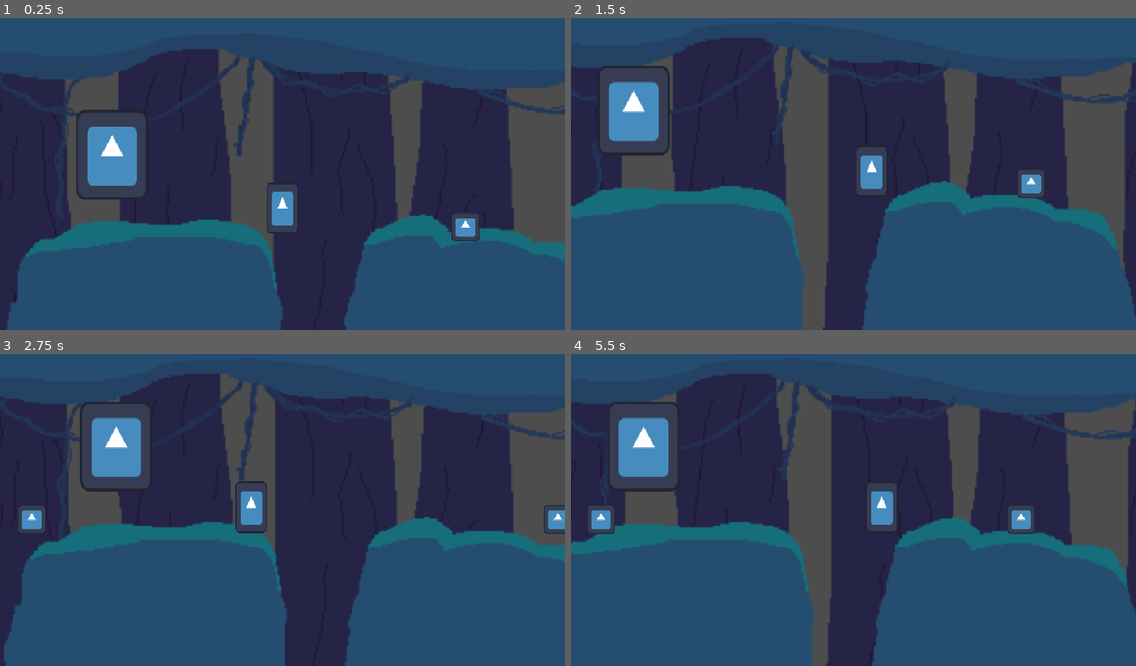
Above: before the commit, frames 1-4 (two rows, left to right).
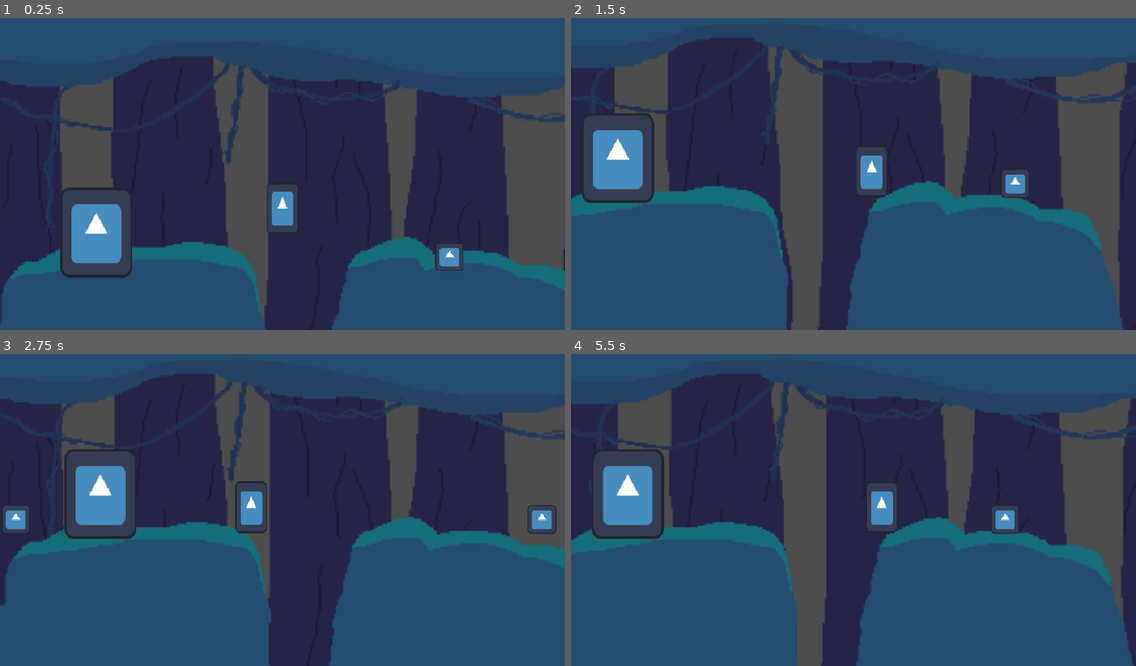
Above: after the commit, the same moments.

Repository: pdues/LD60
Game: Godot game, scene res://scene/game.tscn
The game is run twice, just before and just after one commit, with the same random seed, the same clock (stepped at 60 frames per second) and the same inputs. The engine's default icon, where the game draws it, is replaced by a stand-in: a white triangle on a blue panel in a dark square.
Inputs:
- Up to frame 1 (0.25 s): no input
- Up to frame 2 (1.5 s): hold E 0.53-1.28 s; hold Right (ui_right) from 0.53 s (still down); tap Space (ui_select) at 0.77 s; tap E at 1.35 s
- Up to frame 3 (2.75 s): tap Space (ui_select) at 1.52 s; release Right (ui_right) at 2.03 s; hold Left (ui_left) from 2.03 s (still down); hold E from 2.03 s (still down)
- Up to frame 4 (5.5 s): release Left (ui_left) at 2.78 s; release E at 2.78 s; hold Right (ui_right) 2.78-4.28 s; tap E at 2.85, 4.35 s; tap Space (ui_select) at 3.02, 3.77, 4.52 s; hold E 3.53-4.28 s; hold Left (ui_left) 4.28-5.03 s; hold Right (ui_right) from 5.03 s (still down); hold E from 5.03 s (still down)

The runs differ from the first frame. In frame 1, 21% of the frame differs, in the area x 0-100%, y 10-100%; in frame 2, 14%; in frame 3, 13%; in frame 4, 13%.

Commit message:
minor fixes

Diff:
--- a/ld-60-game/scene/game.tscn
+++ b/ld-60-game/scene/game.tscn
@@ -2,11 +2,10 @@
 
 [ext_resource type="PackedScene" uid="uid://k16wopb2mk8t" path="res://scene/player.tscn" id="1_5kiuu"]
 [ext_resource type="PackedScene" uid="uid://pm7emgr28huy" path="res://scene/StandardEnemy.tscn" id="2_dbls1"]
-[ext_resource type="Texture2D" uid="uid://c7uwfo76ng27j" path="res://assets/Paralaxe0.png" id="3_33cqm"]
+[ext_resource type="PackedScene" uid="uid://d2lx71xs500bv" path="res://scene/hindernis.tscn" id="3_33cqm"]
 [ext_resource type="Texture2D" uid="uid://c2th6vlqqc2ua" path="res://assets/Paralaxe1.png" id="4_xlg7c"]
 [ext_resource type="Texture2D" uid="uid://cou5g1u8e8bov" path="res://assets/Paralaxe2.png" id="5_qpk70"]
 [ext_resource type="Texture2D" uid="uid://h6ueeee7wsnp" path="res://assets/Paralaxe3.png" id="6_ll5lq"]
-[ext_resource type="PackedScene" uid="uid://d2lx71xs500bv" path="res://scene/hindernis.tscn" id="3_33cqm"]
 
 [sub_resource type="WorldBoundaryShape2D" id="WorldBoundaryShape2D_xrivr"]
 distance = -136.0
@@ -14,9 +13,8 @@
 [node name="Game" type="Node2D" unique_id=1573071005]
 
 [node name="player" parent="." unique_id=963260103 instance=ExtResource("1_5kiuu")]
-[node name="player" parent="." unique_id=963260103 instance=ExtResource("1_5kiuu")]
-z_index = 900
-position = Vector2(151, 107)
+z_index = 20
+position = Vector2(160, 90)
 
 [node name="Camera2D" type="Camera2D" parent="player" unique_id=1791443678]
 zoom = Vector2(3, 3)
@@ -31,44 +29,43 @@
 [node name="StandardEnemy" parent="." unique_id=1837803404 instance=ExtResource("2_dbls1")]
 position = Vector2(250, 89)
 
-[node name="paralaxe" type="Node2D" parent="." unique_id=1418363855]
+[node name="Hindernis" parent="." unique_id=405979128 instance=ExtResource("3_33cqm")]
+position = Vector2(53, 135)
 
-[node name="ParallaxBackground" type="ParallaxBackground" parent="paralaxe" unique_id=1988723728]
+[node name="StandardEnemy2" parent="." unique_id=345439060 instance=ExtResource("2_dbls1")]
+position = Vector2(-48, 109)
 
-[node name="ParallaxLayer" type="ParallaxLayer" parent="paralaxe/ParallaxBackground" unique_id=407959311]
+[node name="parallaxe" type="Node2D" parent="." unique_id=1418363855]
+
+[node name="ParallaxBackground" type="ParallaxBackground" parent="parallaxe" unique_id=1988723728]
+
+[node name="ParallaxLayer" type="ParallaxLayer" parent="parallaxe/ParallaxBackground" unique_id=407959311]
 position = Vector2(152, 107)
 motion_scale = Vector2(0, 0)
 motion_mirroring = Vector2(640, 0)
 
-[node name="Sprite2D" type="Sprite2D" parent="paralaxe/ParallaxBackground/ParallaxLayer" unique_id=197863360]
-texture = ExtResource("3_33cqm")
+[node name="Sprite2D" type="Sprite2D" parent="parallaxe/ParallaxBackground/ParallaxLayer" unique_id=197863360]
 
-[node name="ParallaxLayer2" type="ParallaxLayer" parent="paralaxe/ParallaxBackground" unique_id=533776008]
+[node name="ParallaxLayer2" type="ParallaxLayer" parent="parallaxe/ParallaxBackground" unique_id=533776008]
 position = Vector2(152, 107)
 motion_scale = Vector2(0.33, 0.25)
 motion_mirroring = Vector2(640, 0)
 
-[node name="Sprite2D" type="Sprite2D" parent="paralaxe/ParallaxBackground/ParallaxLayer2" unique_id=58019661]
+[node name="Sprite2D" type="Sprite2D" parent="parallaxe/ParallaxBackground/ParallaxLayer2" unique_id=58019661]
 texture = ExtResource("4_xlg7c")
 
-[node name="ParallaxLayer3" type="ParallaxLayer" parent="paralaxe/ParallaxBackground" unique_id=1958874127]
+[node name="ParallaxLayer3" type="ParallaxLayer" parent="parallaxe/ParallaxBackground" unique_id=1958874127]
 position = Vector2(151, 155)
 motion_scale = Vector2(0.66, 0.25)
 motion_mirroring = Vector2(640, 0)
 
-[node name="Sprite2D" type="Sprite2D" parent="paralaxe/ParallaxBackground/ParallaxLayer3" unique_id=418761178]
+[node name="Sprite2D" type="Sprite2D" parent="parallaxe/ParallaxBackground/ParallaxLayer3" unique_id=418761178]
 texture = ExtResource("5_qpk70")
 
-[node name="ParallaxLayer4" type="ParallaxLayer" parent="paralaxe/ParallaxBackground" unique_id=254111210]
+[node name="ParallaxLayer4" type="ParallaxLayer" parent="parallaxe/ParallaxBackground" unique_id=254111210]
 position = Vector2(152, 45)
 motion_scale = Vector2(1, 0.75)
 motion_mirroring = Vector2(640, 0)
 
-[node name="Sprite2D" type="Sprite2D" parent="paralaxe/ParallaxBackground/ParallaxLayer4" unique_id=887460248]
+[node name="Sprite2D" type="Sprite2D" parent="parallaxe/ParallaxBackground/ParallaxLayer4" unique_id=887460248]
 texture = ExtResource("6_ll5lq")
-
-[node name="Hindernis" parent="." unique_id=405979128 instance=ExtResource("3_33cqm")]
-position = Vector2(53, 108)
-
-[node name="StandardEnemy2" parent="." unique_id=345439060 instance=ExtResource("2_dbls1")]
-position = Vector2(-48, 109)
